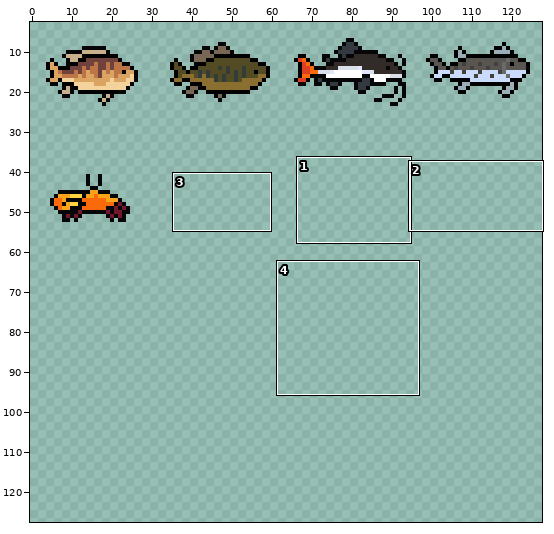
Two versions of one pixel-art file, CatAngler/assets/aseprite/fish.aseprite. The first picture is a wide view before the edit; the outline marks the close-up.
Close-up. Before:
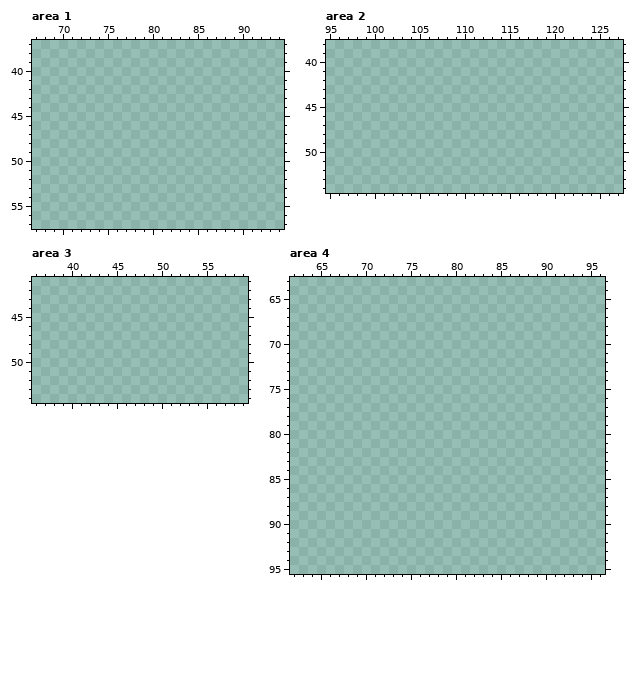
128x128 pixels, 1 frame. Shown: area 1: x 67..94, y 37..57; area 2: x 95..127, y 38..54; area 3: x 36..59, y 41..54; area 4: x 62..96, y 63..95. The wide view leaves out empty margins. The commit also changed other parts of the picture, which this record leaves out.
Visible layers, top first: "smallmouth bass", "largemouth bass", "fiddler crab", "catfish", "striped bass".
Palette (. is transparent): 
The result:
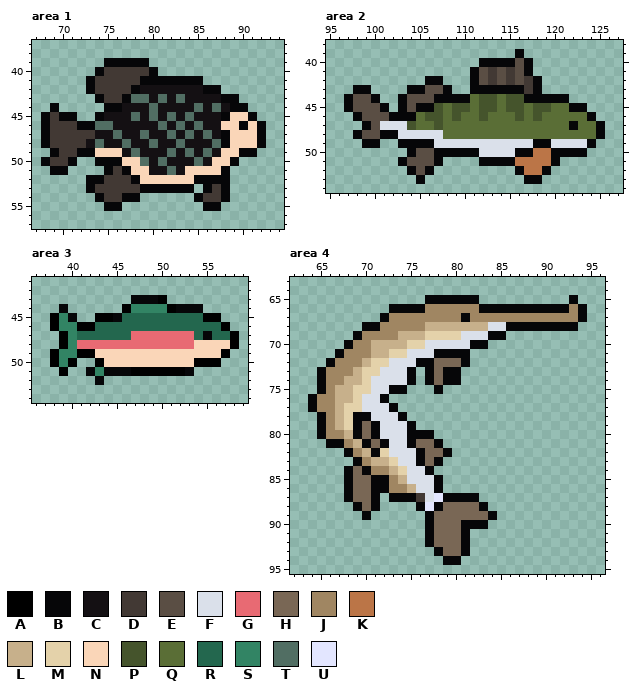
Colours new in this view: A #000000  B #060608  C #141013  D #423934  E #5a4e44  F #dae0ea  G #e86a73  H #796755  J #a08662  K #bb7547  L #c7b08b  M #e4d2aa  N #fad6b8  P #45542c  Q #5a6e36  R #23674e  S #328464  T #516e63  U #e3e6ff
Edits made:
layer "rainbow trout" added
layer "Crappie" added
layer "alligator gal" added
layer "walleye" added
Changed rows in their new state; - is an unchanged pixel.
Area 1, layer "Crappie":
first column x 68:
39 -------BBBBB-------------
40 ------BDDDDDB------------
41 -----BDDDDDBBBBBBB-------
42 -----BDDDDBCCCCCCCBB-----
43 ------BDDBTTCTCTCCCCBB---
44 -B-----BBCCCTCCCCTCTCBB--
45 BDBB--BCCCTCTCTCTCCCBNNB-
46 BDDDBBTTCCCCCTCTCTCCNNBNB
47 BDDDDDCCTCCTCCTCTCTCBNNNB
48 BDDDDCTCCTCCTCCTCCCTBNNNB
49 -BDDBBNNNCTCCCTCTCTCNNBB-
50 BDDB--BBBNNTCTCCCTCNNB---
51 -BB----BDBNNCCTCNNNNB----
52 -----BBDDDBNNNNNNBBBB----
53 -----BDDDDDBBBBBB-BDB----
54 ------BDDBB------BDDB----
55 -------BB---------BB-----
Area 2, layer "walleye":
first column x 97:
39 -------------------B---------
40 ---------------BBBBEB--------
41 --------------BEDEDEB--------
42 ---------BB---BEDEDEDB-------
43 -BB----BBEEB--BBBBBBDB-------
44 BEEB--BEEEBBBBQPPQPPBBBBB----
45 BEEEB-BEBBPQPPQPPQPPQPPQQBB--
46 -BEEEBBBQPPQPQQPQQQPQPQQQQQB-
47 --BEFFFPQQPQQQQQQQQQQQQQQBQQB
48 -BEEBBFFFFFQQQQQQQQQQQQQQQQQB
49 --BB--BBBBFFFFFFFFFFFBBFFFFB-
50 -------BEEBBBBBFFFFBBKKBBBB--
51 ------BEEEB----BBBBKKKKB-----
52 -------BEB---------BKKB------
53 --------B-----------BB-------
Area 3, layer "rainbow trout":
first column x 38:
43 ---------BBBA--------
44 -B------ASSSSABBB----
45 ASB--AABRRRRRRRRRAA--
46 ASSAARRRRRRRRRRRRRRA-
47 -ASRRRRRRGGGGGGGRBRRA
48 -ASGGGGGGGGGGGGGNNNNA
49 ASSAANNNNNNNNNNNNNNA-
50 ASA--ANNNNNNNNNNAAA--
51 -A--BSBBBAAAAAAB-----
52 -----B---------------
Area 4, layer "alligator gal":
first column x 64:
65 -------------BBBBBB----------B-
66 ---------BBBBJJJJJJBBBBBBBBBBJB
67 --------BJJJJJJJJBJJJJJJJJJJJJB
68 ------BBJJJJJLLLLLLLFFBBBBBBBB-
69 -----BJJJJLLLMMMMFFFBB---------
70 ----BJJLLLLMMFFFFFBB-----------
71 ---BJJJLLMMFFFBBBB-------------
72 --BJJJLMMFFFBBHHHB-------------
73 -BJJJLMMFFFB-BHBB--------------
74 -BJJLLMFFFFB-BHBB--------------
75 -BJLLMMFFBB---B----------------
76 BJJLLMFFB----------------------
77 BJJLMMFFFB---------------------
78 -BJLMBBFFFB--------------------
79 -BJLMBHBFFFB-------------------
80 -BJJLBHBFFFBBB-----------------
81 --BBJLBHBFFBHHB----------------
82 ----BJLBMFFFBHHB---------------
83 -----BJLLMFFBHB----------------
84 ----BHBJJLMFFB-----------------
85 ----BHHBBJLFFFB----------------
86 ----BHHBBJJLFFB----------------
87 ----BHHB-BBBDFUBBBB------------
88 -----BHB----BUBHHHHB-----------
89 ------B------BHHHHHHB----------
90 -------------BHHHBBB-----------
91 -------------BHHHB-------------
92 -------------BHHHB-------------
93 --------------BHHB-------------
94 ---------------BB--------------
